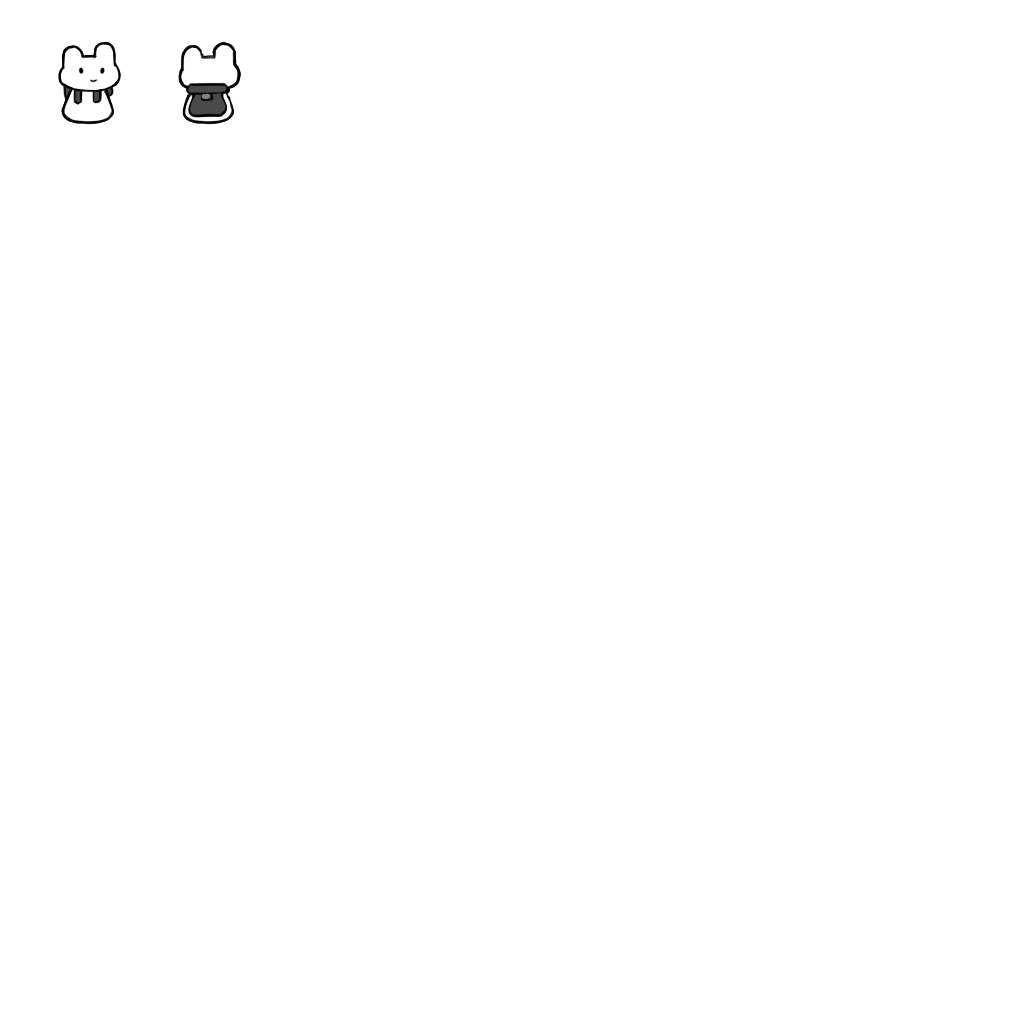
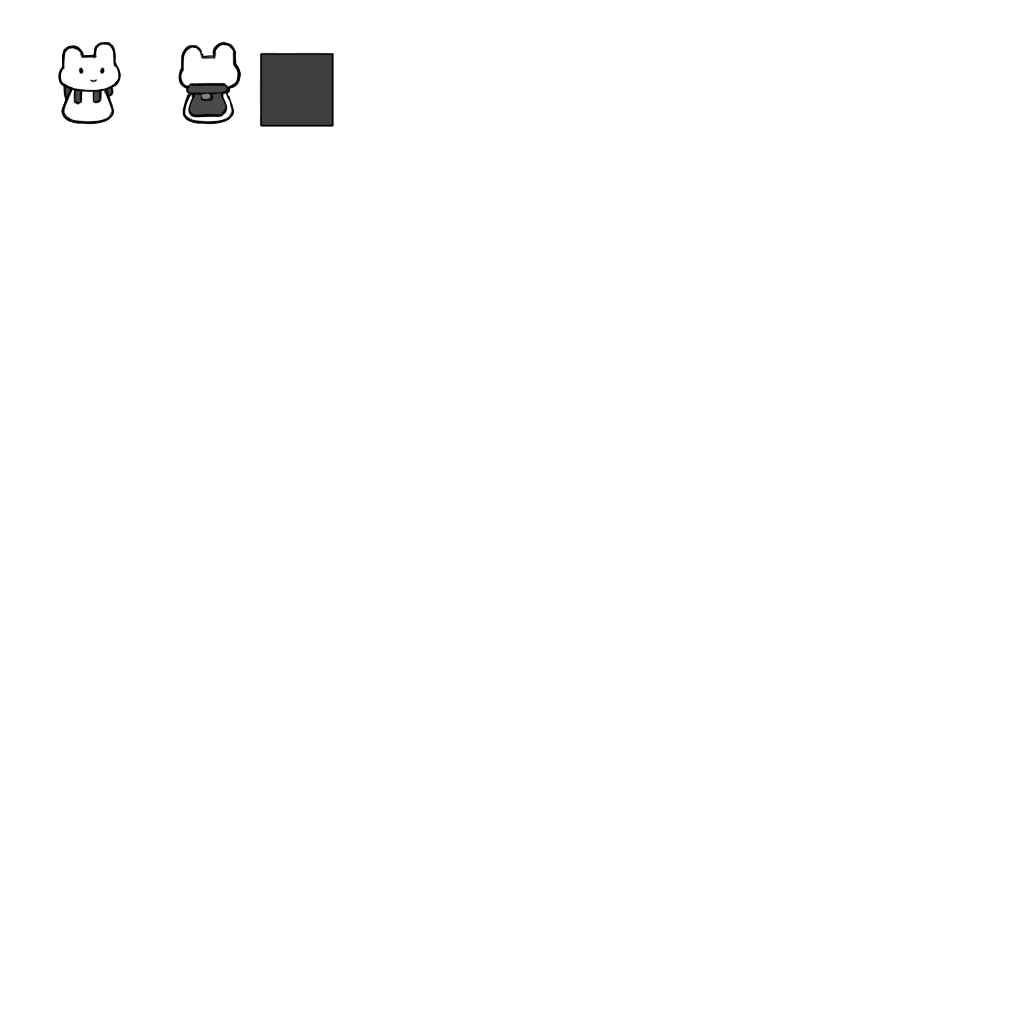
The second 1024 × 1024 image is a revision of the first. Changes to its layers:
painted on "Back" over 72, 47, 334, 127
added layer "Paint Layer 22" in group "Player" over 259, 52, 334, 127
painted on "Front" over 72, 47, 334, 127
